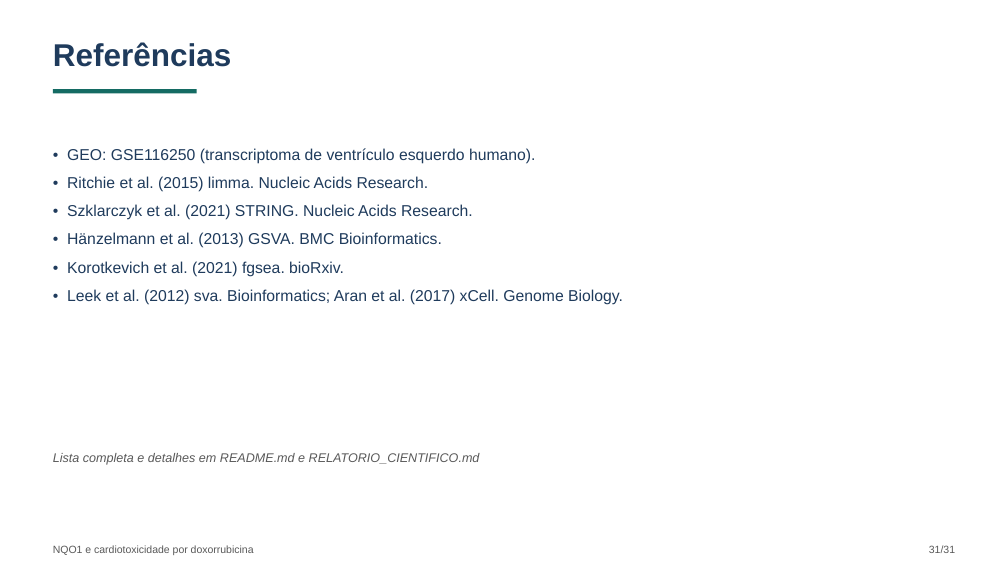
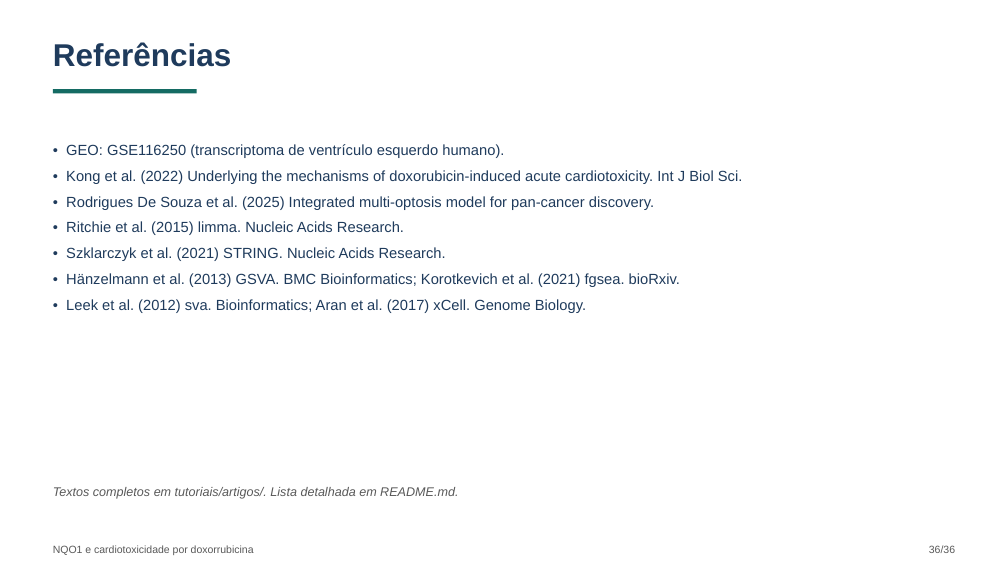
Before and after one commit to lucielesilva/nqo1-doxorrubicina-cardiotoxicidade, a slide deck: slide 36 of tutoriais/APRESENTACAO_NQO1_TUTORIAIS.pptx (slide 31 before the commit). Drawn at 1008x567 pixels with LibreOffice and Linux fonts; fonts in the diff are those of the drawing. Boxes give left, top, right and bottom in pixels: in the first picture for what was removed or moved away, otherwise in the second. Text is boxed around its words. In the diff, an @@ line names an element or a change of style, - is before the commit and + after.

Commit message:
feat(apresentacao): slides de mecanismos da DOX e morte celular com figuras dos artigos
- Adiciona 5 slides usando as figuras de Kong et al. (2022, Figs. 1 e 2) e
  Rodrigues De Souza et al. (2025, Figs. 1 e 3)
- Ciclo redox e estresse oxidativo; apoptose, piroptose e ferroptose;
  as 25 formas de morte celular regulada; modelo de multioptose
- Novo slide ligando o NQO1 ao ciclo redox e a ferroptose
- Numeracao de paginas automatica e referencias atualizadas (36 slides)
- LEIA-ME passa a descrever os artigos em tutoriais/artigos/

```diff
--- a/tutoriais/APRESENTACAO_NQO1_TUTORIAIS.pptx
+++ b/tutoriais/APRESENTACAO_NQO1_TUTORIAIS.pptx
@@ text at box(66, 144, 586, 313): size 15 to 14 pt in "• GEO: GSE116250 (transcriptoma de ventrículo esquerdo ...", "• Ritchie et al. (2015) limma. Nucleic ...", "• Szklarczyk et al. (2021) STRING. Nucleic ...", "• Leek et al. (2012) sva. Bioinformatics; ..."; less space between paragraphs @@
@@ text at box(66, 170, 743, 210): paragraphs added @@
+• Kong et al. (2022) Underlying the mechanisms of doxorubicin-induced acute cardiotoxicity. Int J Biol Sci.
+• Rodrigues De Souza et al. (2025) Integrated multi-optosis model for pan-cancer discovery.
@@ text at box(66, 273, 680, 287): text changed; size 15 to 14 pt @@
-• Hänzelmann et al. (2013) GSVA. BMC Bioinformatics.
-• Korotkevich et al. (2021) fgsea. bioRxiv.
+• Hänzelmann et al. (2013) GSVA. BMC Bioinformatics; Korotkevich et al. (2021) fgsea. bioRxiv.
@@ text at box(53, 487, 458, 499): text changed @@
-Lista completa e detalhes em README.md e RELATORIO_CIENTIFICO.md
+Textos completos em tutoriais/artigos/. Lista detalhada em README.md.
@@ text at box(929, 545, 955, 553): text changed @@
-31/31
+36/36
```
Also in this commit, not shown: 24 other slides changed, 5 slides added, 5 other files.
